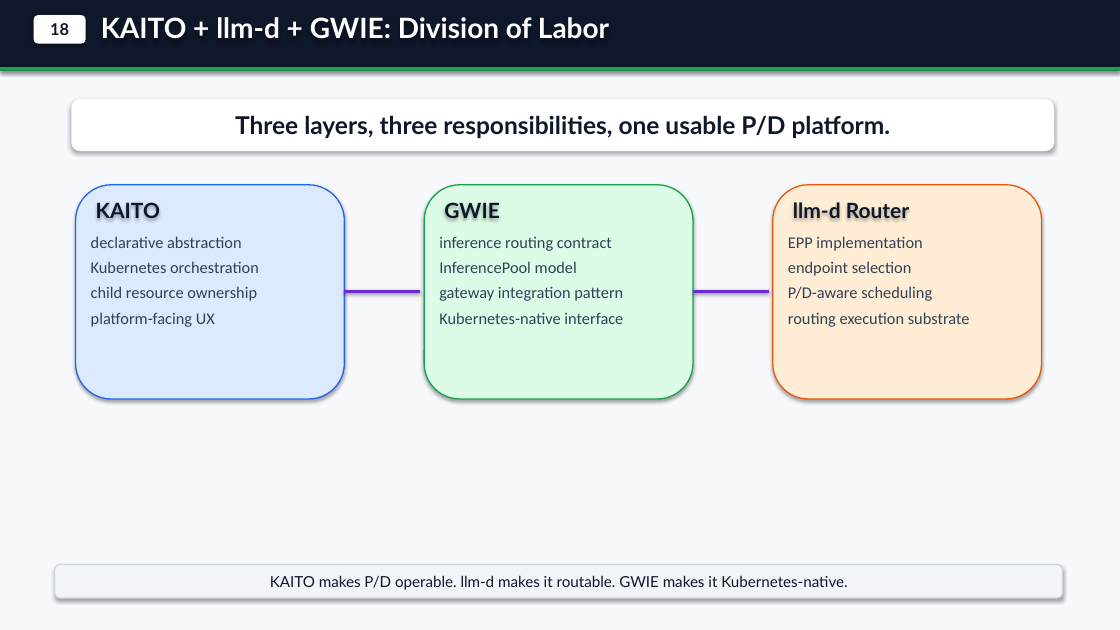
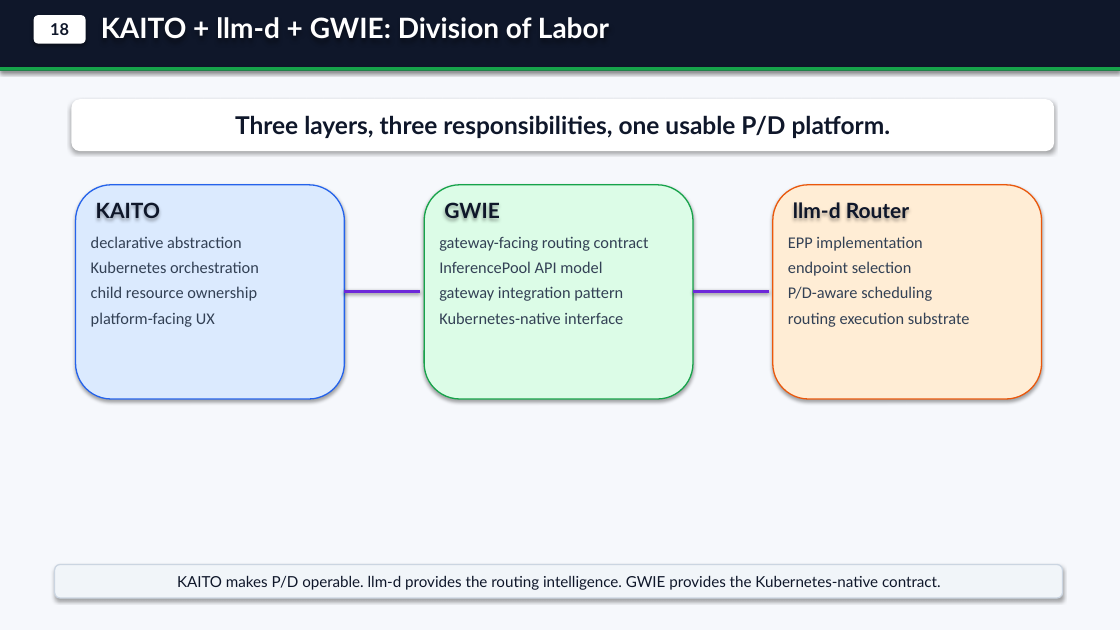
Before and after one commit to andyzhangx/demo, a slide deck: slide 2 of llm/kaito-llm-d-pd-slides.pptx. Drawn at 1120x630 pixels with LibreOffice and Linux fonts; fonts in the diff are those of the drawing. Boxes give left, top, right and bottom in pixels: in the first picture for what was removed or moved away, otherwise in the second. Text is boxed around its words. In the diff, an @@ line names an element or a change of style, - is before the commit and + after.

Commit message:
docs: clarify gwie vs llm-d routing roles

```diff
--- a/llm/kaito-llm-d-pd-slides.pptx
+++ b/llm/kaito-llm-d-pd-slides.pptx
@@ text at [439, 237, 649, 273]: text changed @@
-inference routing contract
-InferencePool model
+gateway-facing routing contract
+InferencePool API model
@@ text in rounded rectangle at [177, 576, 941, 590]: text changed @@
-KAITO makes P/D operable. llm-d makes it routable. GWIE makes it Kubernetes-native.
+KAITO makes P/D operable. llm-d provides the routing intelligence. GWIE provides the Kubernetes-native contract.
```
Also in this commit, not shown: 3 other slides changed, 3 other files.
